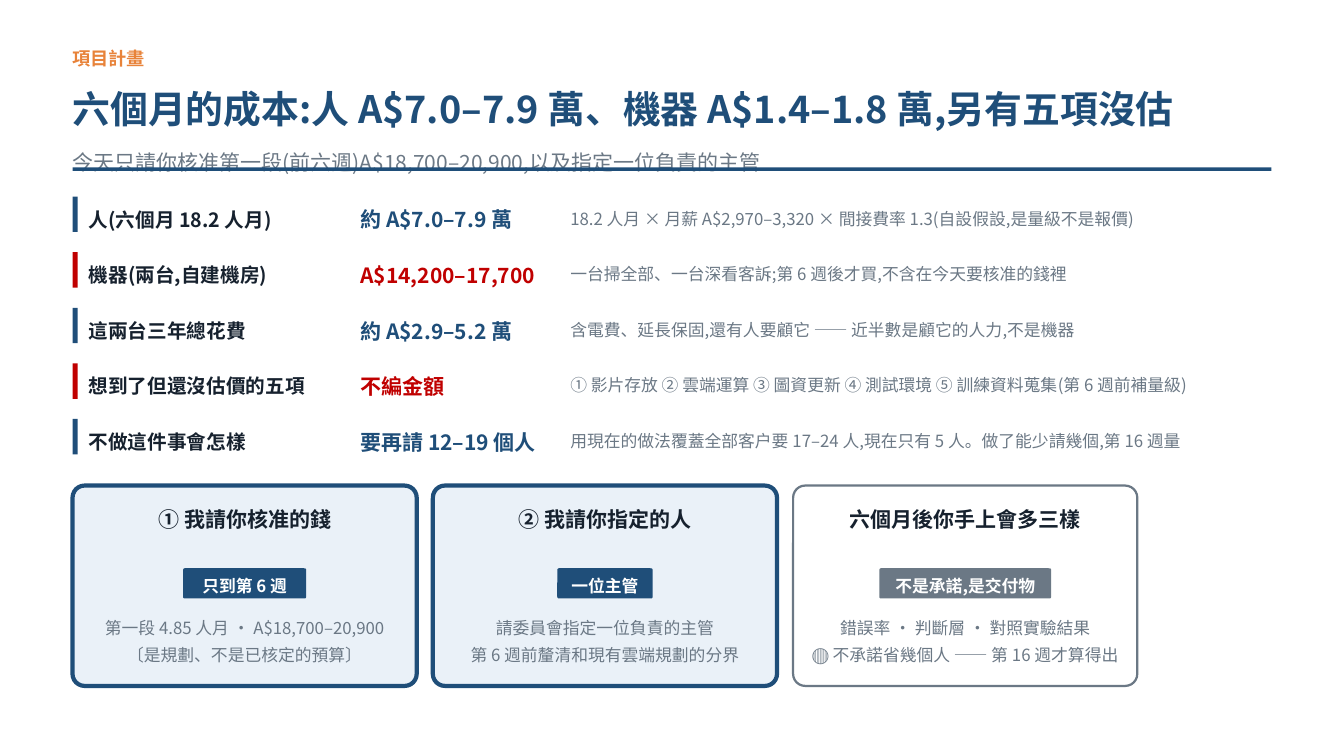
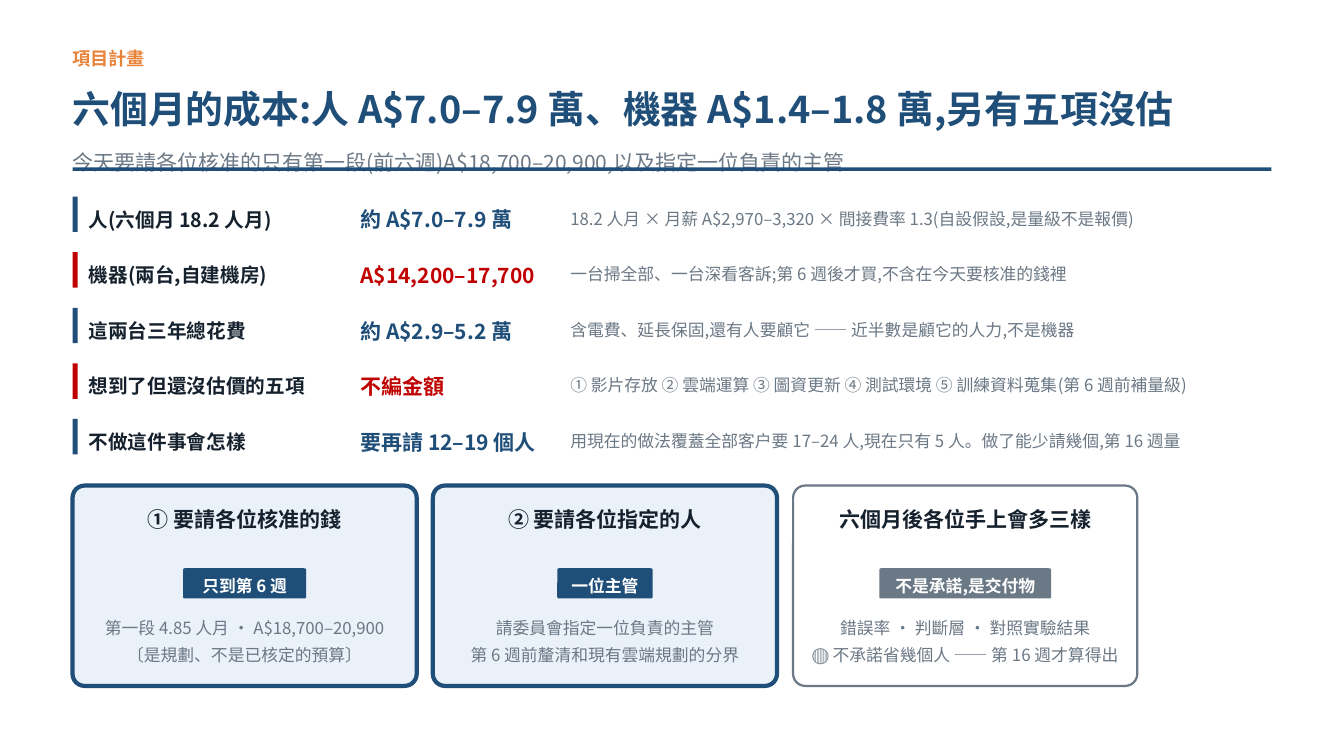
Before and after one commit to pokai-huang0828/UTS_workspace, a slide deck: slide 11 of Artificial Intelligence for Enterprises/Assessment3/Huang_26254793_421104_Assessment 3.pptx. Drawn at 1344x756 pixels with LibreOffice and Linux fonts; fonts in the diff are those of the drawing. Boxes give left, top, right and bottom in pixels: in the first picture for what was removed or moved away, otherwise in the second. Text is boxed around its words. In the diff, an @@ line names an element or a change of style, - is before the commit and + after.

```diff
--- a/Artificial Intelligence for Enterprises/Assessment3/Huang_26254793_421104_Assessment 3.pptx
+++ b/Artificial Intelligence for Enterprises/Assessment3/Huang_26254793_421104_Assessment 3.pptx
@@ text at bbox=[73, 152, 845, 174]: text changed @@
-今天只請你核准第一段(前六週)A$18,700–20,900,以及指定一位負責的主管
+今天要請各位核准的只有第一段(前六週)A$18,700–20,900,以及指定一位負責的主管
@@ text at bbox=[148, 509, 342, 529]: text changed @@
-① 我請你核准的錢
+① 要請各位核准的錢
@@ text at bbox=[508, 509, 702, 529]: text changed @@
-② 我請你指定的人
+② 要請各位指定的人
@@ text at bbox=[839, 509, 1091, 529]: text changed @@
-六個月後你手上會多三樣
+六個月後各位手上會多三樣
```
Also in this commit, not shown: 4 other files.
